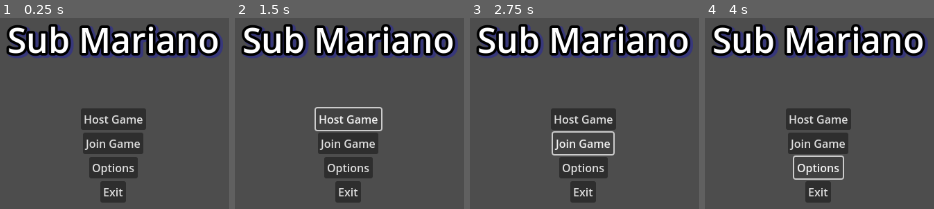
Above: before the commit, frames 1-4 (left to right).
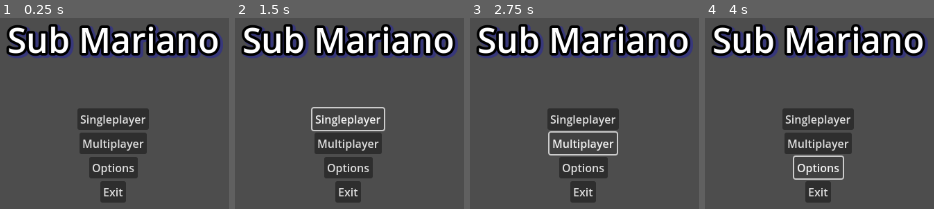
Above: after the commit, the same moments.

Repository: fopeczek/Sub-Mariano
Game: Godot game, scene res://menus/main_menu.tscn
The game is run twice, just before and just after one commit, with the same random seed, the same clock (stepped at 60 frames per second) and the same inputs. Before the commit the project has no main scene; this scene is started directly in both runs.
Inputs (mouse positions are in pixels of both pictures, inside the frame that each line leads up to):
- Up to frame 1 (0.25 s): no input
- Up to frame 2 (1.5 s): click (349, 119) at 0.5 s, where only the run before the commit has a clickable "Host Game"; click (347, 119) at 1.25 s, where only the run after the commit has a clickable "Singleplayer"
- Up to frame 3 (2.75 s): click (582, 144) at 2 s, where only the run before the commit has a clickable "Join Game"
- Up to frame 4 (4 s): click (817, 144) at 2.75 s, where only the run after the commit has a clickable "Multiplayer"; click "Options" at 3.5 s

The runs differ from the first frame. In frame 1, 2.3% of the frame differs, in the area x 34-66%, y 47-72%; in frame 2, 2.4%; in frame 3, 2.4%, in the area x 34-66%, y 47-73%; in frame 4, 2.3%.

Commit message:
Created test scene, and player file

Diff:
--- /dev/null
+++ b/entities/player.tscn
@@ -0,0 +1,22 @@
+[gd_scene load_steps=3 format=3 uid="uid://c4ulw7tgjircw"]
+
+[sub_resource type="RectangleShape2D" id="RectangleShape2D_gjs4h"]
+size = Vector2(42, 78)
+
+[sub_resource type="SpriteFrames" id="SpriteFrames_tvi7q"]
+animations = [{
+"frames": [],
+"loop": true,
+"name": &"idle",
+"speed": 5.0
+}]
+
+[node name="Player" type="CharacterBody2D"]
+position = Vector2(578, 259)
+
+[node name="Collision" type="CollisionShape2D" parent="."]
+shape = SubResource("RectangleShape2D_gjs4h")
+
+[node name="AnimatedSprite2D" type="AnimatedSprite2D" parent="."]
+sprite_frames = SubResource("SpriteFrames_tvi7q")
+animation = &"idle"
--- a/menus/main_menu.tscn
+++ b/menus/main_menu.tscn
@@ -1,6 +1,7 @@
-[gd_scene load_steps=2 format=3 uid="uid://ctqc7fu1v3in7"]
+[gd_scene load_steps=3 format=3 uid="uid://ctqc7fu1v3in7"]
 
 [ext_resource type="LabelSettings" uid="uid://doaoc6k7yobd8" path="res://assets/fonts/title_label.tres" id="1_torgs"]
+[ext_resource type="Script" path="res://scripts/menus/main_menu.gd" id="2_it4td"]
 
 [node name="MainMenu" type="Control"]
 layout_mode = 3
@@ -27,7 +28,7 @@
 label_settings = ExtResource("1_torgs")
 metadata/_edit_use_anchors_ = true
 
-[node name="VBoxContainer" type="VBoxContainer" parent="."]
+[node name="ButtonLayout" type="VBoxContainer" parent="."]
 layout_mode = 1
 anchors_preset = 8
 anchor_left = 0.5
@@ -41,27 +42,30 @@
 grow_horizontal = 2
 grow_vertical = 2
 alignment = 1
+script = ExtResource("2_it4td")
 
-[node name="HostGame" type="Button" parent="VBoxContainer"]
+[node name="Singleplayer" type="Button" parent="ButtonLayout"]
 layout_mode = 2
 size_flags_horizontal = 4
 size_flags_vertical = 4
-text = "Host Game"
+text = "Singleplayer"
 
-[node name="JoinGame" type="Button" parent="VBoxContainer"]
+[node name="Multiplayer" type="Button" parent="ButtonLayout"]
 layout_mode = 2
 size_flags_horizontal = 4
 size_flags_vertical = 4
-text = "Join Game"
+text = "Multiplayer"
 
-[node name="Options" type="Button" parent="VBoxContainer"]
+[node name="Options" type="Button" parent="ButtonLayout"]
 layout_mode = 2
 size_flags_horizontal = 4
 size_flags_vertical = 4
 text = "Options"
 
-[node name="Exit" type="Button" parent="VBoxContainer"]
+[node name="Exit" type="Button" parent="ButtonLayout"]
 layout_mode = 2
 size_flags_horizontal = 4
 size_flags_vertical = 4
 text = "Exit"
+
+[connection signal="pressed" from="ButtonLayout/Singleplayer" to="ButtonLayout" method="_on_singleplayer_pressed"]
--- a/project.godot
+++ b/project.godot
@@ -11,6 +11,7 @@
 [application]
 
 config/name="Sub-mariano"
+run/main_scene="res://menus/main_menu.tscn"
 config/features=PackedStringArray("4.2", "GL Compatibility")
 config/icon="res://assets/textures/icon.svg"
 
--- /dev/null
+++ b/scenes/test_level.tscn
@@ -0,0 +1,15 @@
+[gd_scene load_steps=3 format=3 uid="uid://3f0if570fqch"]
+
+[ext_resource type="PackedScene" uid="uid://c4ulw7tgjircw" path="res://entities/player.tscn" id="1_dabbd"]
+
+[sub_resource type="WorldBoundaryShape2D" id="WorldBoundaryShape2D_0ob38"]
+
+[node name="TestLevel" type="Node2D"]
+
+[node name="Floor" type="StaticBody2D" parent="."]
+
+[node name="CollisionShape2D" type="CollisionShape2D" parent="Floor"]
+position = Vector2(572, 546)
+shape = SubResource("WorldBoundaryShape2D_0ob38")
+
+[node name="Player" parent="." instance=ExtResource("1_dabbd")]
--- /dev/null
+++ b/scripts/menus/main_menu.gd
@@ -0,0 +1,15 @@
+extends VBoxContainer
+
+
+# Called when the node enters the scene tree for the first time.
+func _ready():
+	pass # Replace with function body.
+
+
+# Called every frame. 'delta' is the elapsed time since the previous frame.
+func _process(delta):
+	pass
+
+
+func _on_singleplayer_pressed():
+	pass # Replace with function body.
Binary file added: entities/duck.gif
